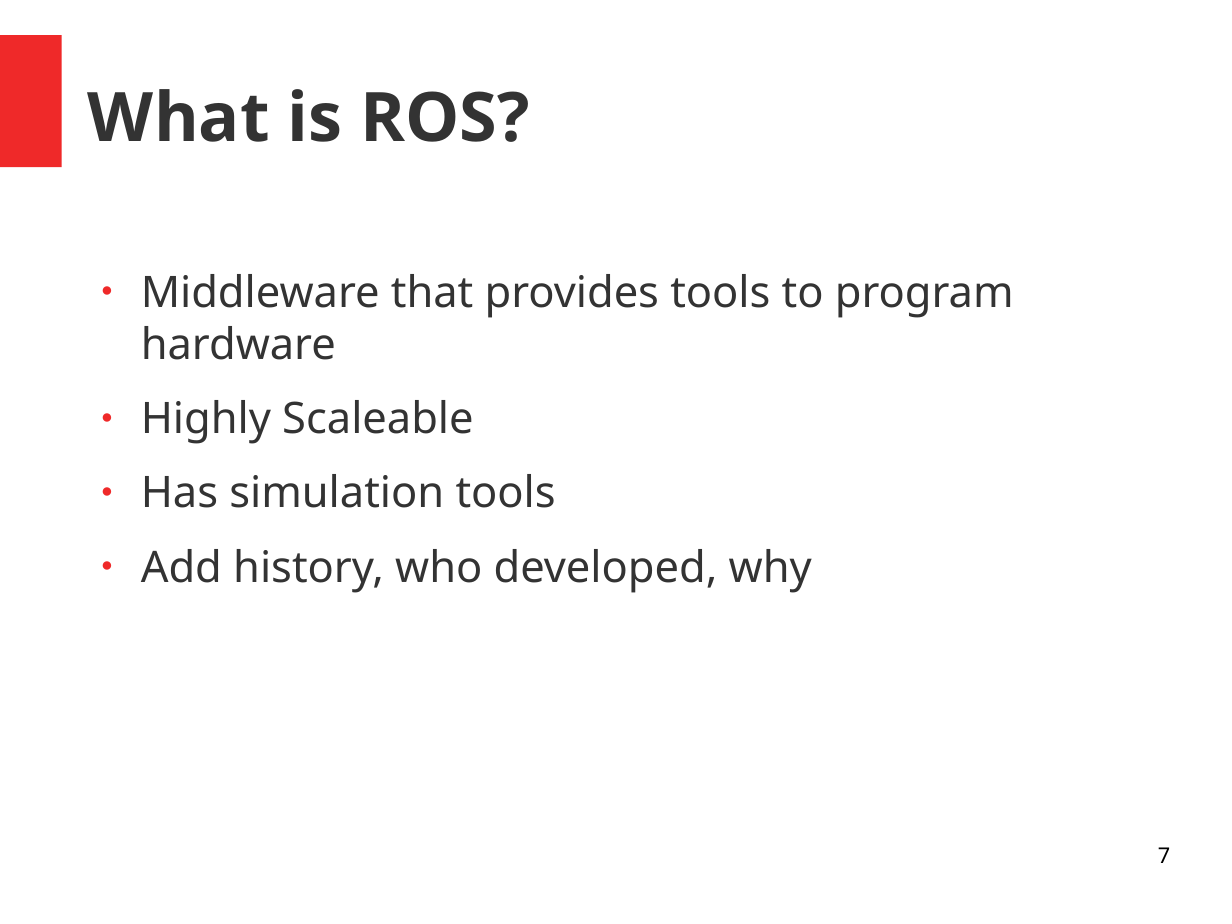
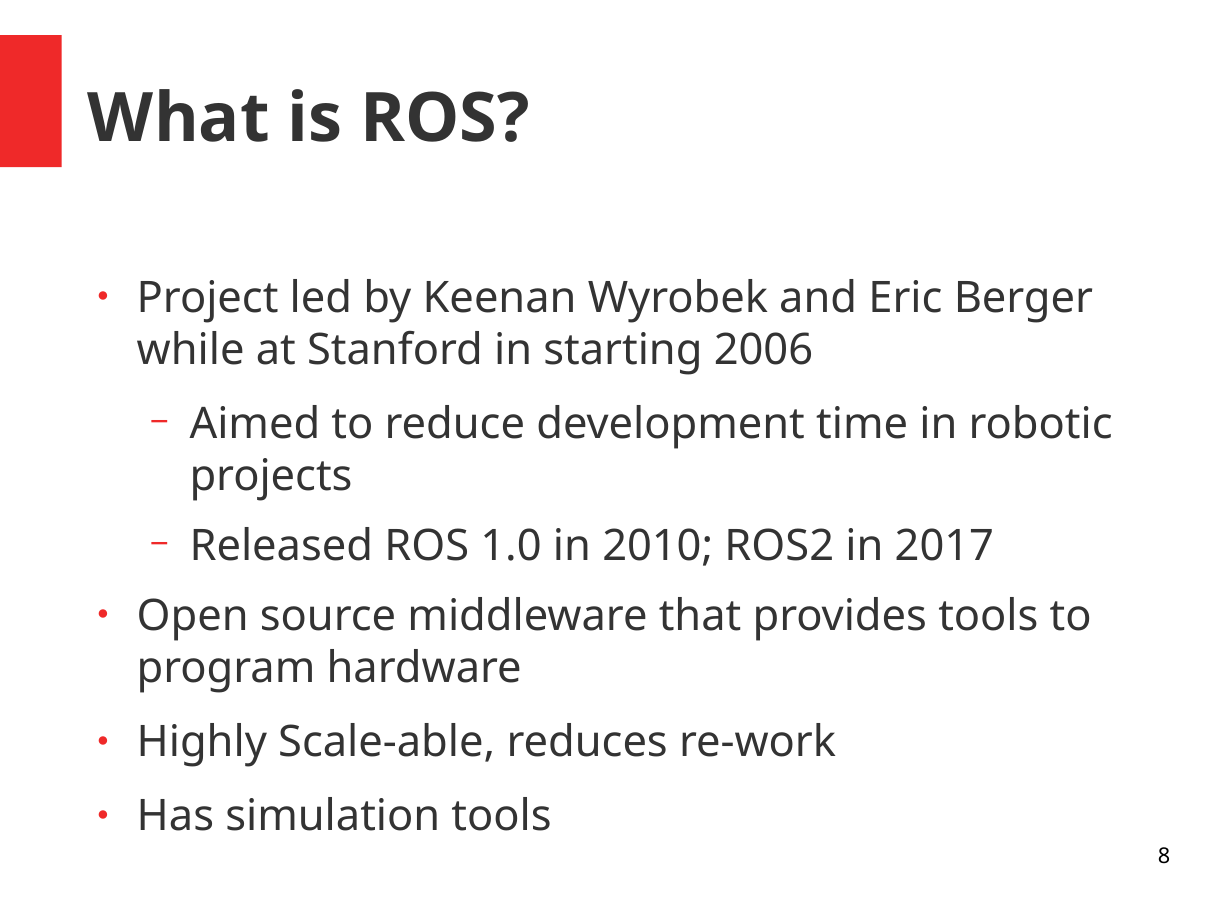
Before and after one commit to huybeme/slam_capstone, a slide deck: slide 8 of presentaton.odp (slide 7 before the commit). Drawn at 1232x924 pixels with LibreOffice and Linux fonts; fonts in the diff are those of the drawing. Boxes give left, top, right and bottom in pixels: in the first picture for what was removed or moved away, otherwise in the second. Text is boxed around its words. In the diff, an @@ line names an element or a change of style, - is before the commit and + after.

```diff
--- a/presentaton.odp
+++ b/presentaton.odp
@@ text at (x1=137, y1=279, x2=1113, y2=767): text changed @@
-● Middleware that provides tools to program hardware
-● Highly Scaleable
+● Project led by Keenan Wyrobek and Eric Berger while at Stanford in starting 2006
+  − Aimed to reduce development time in robotic projects
+  − Released ROS 1.0 in 2010; ROS2 in 2017
+● Open source middleware that provides tools to program hardware
+● Highly Scale-able, reduces re-work
@@ text at (x1=141, y1=549, x2=812, y2=593): paragraph removed @@
-● Add history, who developed, why
@@ page number at (x1=1158, y1=847, x2=1170, y2=864): text changed @@
-7
+8
```
Also in this commit, not shown: 6 other slides changed, 23 slides added.
